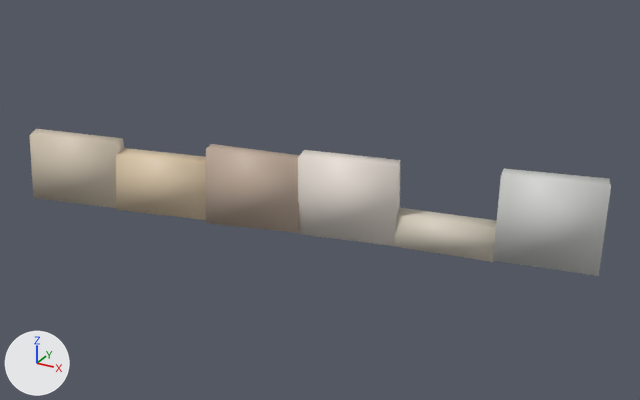
Two versions of the glTF model assets/malta/countryside/farm_-2_15_far.glb, one commit apart.
The view is the same before and after, from a 50 mm camera at (377.35, -387.1, 218.96) aimed at (370.87, -375.33, 213.08). The axes (+X, +Y, +Z) are drawn at lower left. The lights are the same throughout. The picture after the commit comes second.

The scene before the commit, as lines of its bpy script (objects in view):
```python
me_geometry_0 = bpy.data.meshes.new('geometry_0')
me_geometry_0.from_pydata(...)  # 48 vertices, 72 faces; spans x 365.9..375.28, y -376.99..-373.77, z 212.38..213.87
me_geometry_0.materials.append(mat_defaultmaterial)
ob_geometry_0 = bpy.data.objects.new('geometry_0', me_geometry_0)
ob_geometry_0.location = (0.0, 0.0, 0.0)
```
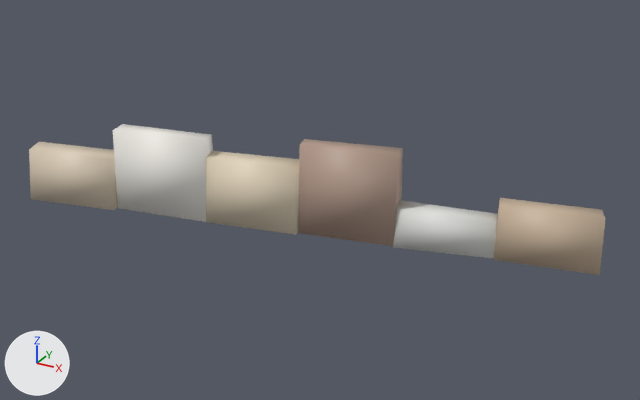
Boxes (x1, y1, x2, y2) around the edits, measured in the pictures (640 x 400 px; the box of a moved part takes in the faces that stretch with it):
```json
{"object": "geometry_0", "change": "reshaped, recoloured", "before": [29, 129, 611, 276], "after": [29, 124, 606, 275]}
{"part": 1, "of": "me_geometry_0", "change": "moved or reshaped", "before": [29, 129, 611, 276], "after": [29, 124, 606, 275]}
{"part": 2, "of": "me_geometry_0", "change": "recoloured", "before": [493, 168, 611, 276], "after": [494, 198, 606, 275], "on screen": "light grey to beige"}
{"part": 3, "of": "me_geometry_0", "change": "recoloured", "before": [394, 208, 497, 262], "after": [393, 200, 498, 258], "on screen": "pale yellow to light grey"}
{"part": 4, "of": "me_geometry_0", "change": "recoloured", "before": [298, 150, 401, 246], "after": [299, 139, 403, 246], "on screen": "white to beige"}
{"part": 5, "of": "me_geometry_0", "change": "recoloured", "before": [206, 144, 300, 233], "after": [206, 151, 299, 235]}
{"part": 6, "of": "me_geometry_0", "change": "recoloured", "before": [116, 148, 206, 220], "after": [113, 124, 213, 222], "on screen": "beige to white"}
{"part": 7, "of": "me_geometry_0", "change": "recoloured", "before": [29, 129, 124, 208], "after": [29, 142, 118, 210]}
```

Edits to the scene script, one JSON object a line:
```json
{"block": "me_geometry_0", "where": "# used by ob_geometry_0; location = (0.0, 0.0, 0.0)"}
{"op": "remove", "block": "me_geometry_0", "code": "me_geometry_0.from_pydata(...)  # 48 vertices, 72 faces; spans x 365.9..375.28, y -376.99..-373.77, z 212.38..213.87"}
{"op": "add", "block": "me_geometry_0", "code": "me_geometry_0.from_pydata(...)  # 48 vertices, 72 faces; spans x 365.85..375.3, y -377.09..-373.75, z 212.38..214.09"}
{"block": "me_geometry_0", "change": "me_geometry_0 part 1: 48 of 48 vertices moved; they spanned x 365.9..375.28, y -376.99..-373.77, z 212.38..213.87 and now span x 365.85..375.3, y -377.09..-373.75, z 212.38..214.09; mean shift (0.0, 0.0, -0.01)"}
{"block": "me_geometry_0", "change": "me_geometry_0 part 2: 12 faces centred in x 373.63..375.21, y -374.66..-373.96, z 212.41..213.81 are repainted in the vertex colours; the middle colour goes from light grey #d3d4d0 to beige #c8b39b"}
{"block": "me_geometry_0", "change": "me_geometry_0 part 3: 12 faces centred in x 372.1..373.67, y -375.1..-374.39, z 212.48..212.97 are repainted in the vertex colours; the middle colour goes from pale yellow #d5cdbd to light grey #dddeda"}
{"block": "me_geometry_0", "change": "me_geometry_0 part 4: 12 faces centred in x 370.56..372.13, y -375.52..-374.86, z 212.55..213.86 are repainted in the vertex colours; the middle colour goes from white #e9e0d7 to beige #b69c8d"}
{"block": "me_geometry_0", "change": "me_geometry_0 part 5: 12 faces centred in x 369.04..370.59, y -375.97..-375.28, z 212.61..213.83 are repainted in the vertex colours; the middle colour goes from beige #c2ae9d to beige #e2d4bb"}
{"block": "me_geometry_0", "change": "me_geometry_0 part 6: 12 faces centred in x 367.48..369.07, y -376.41..-375.74, z 212.66..213.63 are repainted in the vertex colours; the middle colour goes from beige #decaac to white #f0ede6"}
{"block": "me_geometry_0", "change": "me_geometry_0 part 7: 12 faces centred in x 365.95..367.52, y -376.82..-376.17, z 212.72..213.85 are repainted in the vertex colours; the middle colour goes from pale yellow #d6c9b5 to beige #dccdb7"}
```
